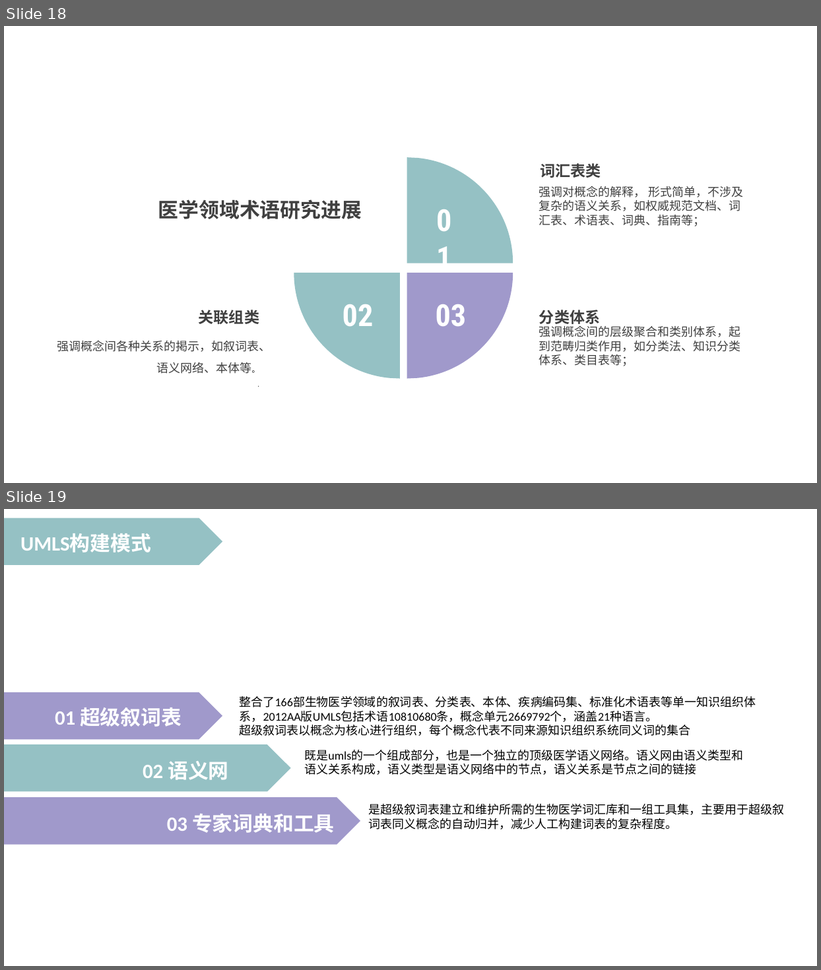
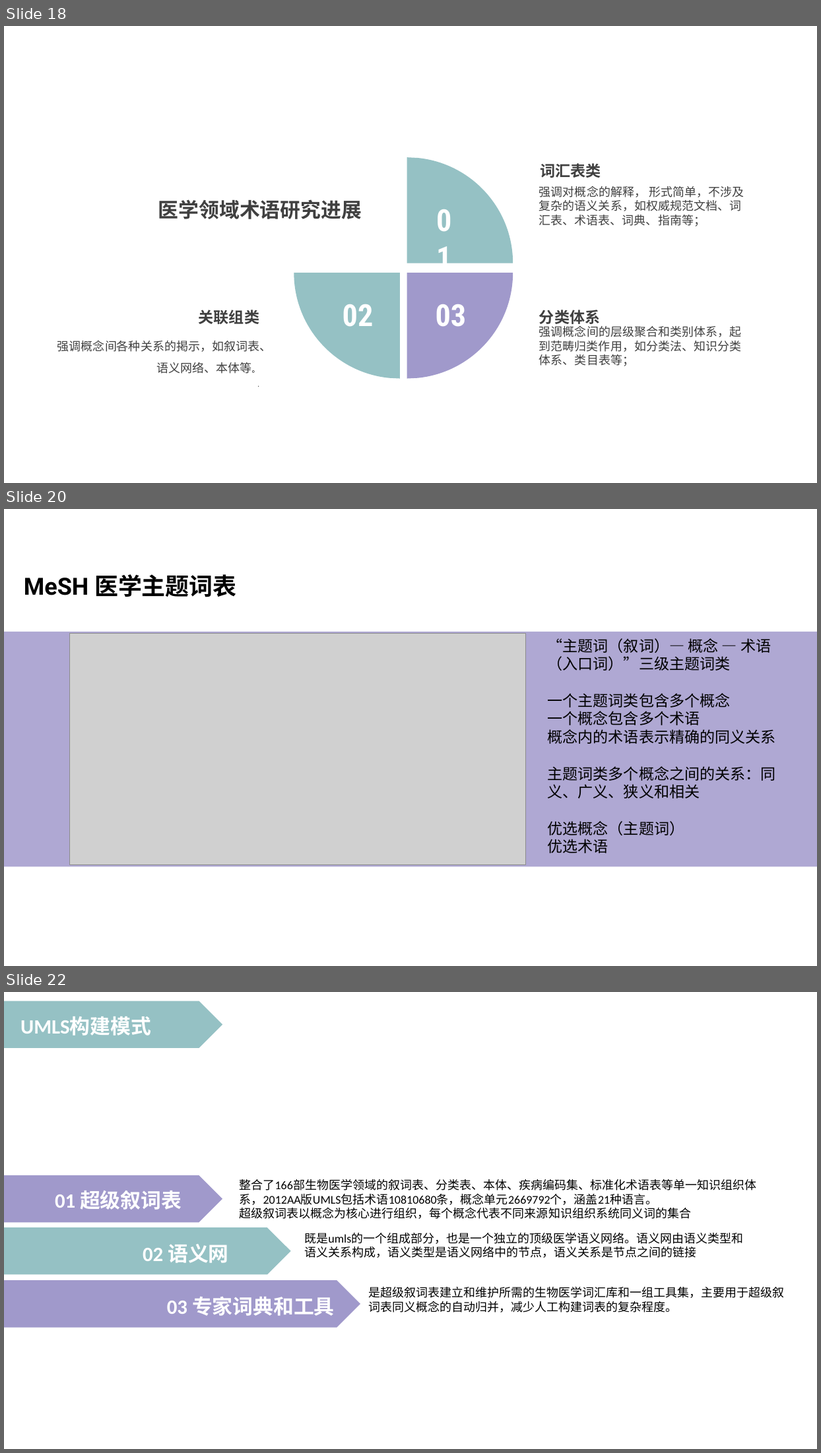
Before and after one commit to peijiawen98/TLK_1107, a slide deck: 电子词典需求分析.pptx. Shown one above the other, each under a label of ours: slides 18 and 19 before the commit, slides 18, 20 and 22 after it; the slides between them are not shown. The pictures are 821x970 and 821x1453 pixels, drawn with LibreOffice and Linux fonts; fonts in the diff are those of the drawing; grey boxes stand for pictures. Boxes give left, top, right and bottom in pixels: in the first picture for what was removed or moved away, otherwise in the second. Text is boxed around its words. In the diff, an @@ line names an element or a change of style, - is before the commit and + after.

```diff
--- a/电子词典需求分析.pptx
+++ b/电子词典需求分析.pptx
@@ slide 20 added at (4, 509, 817, 966), background #FFFFFF @@
@@ text added at (24, 574, 236, 597), 28 pt, text #000000, bold @@
+MeSH 医学主题词表
@@ rectangle added at (4, 632, 817, 867), fill #AFA8D3 @@
@@ picture added at (70, 634, 525, 866) @@
@@ text added at (547, 638, 776, 854), 18 pt, text #000000 @@
+“主题词（叙词）— 概念 — 术语（入口词）”三级主题词类
+一个主题词类包含多个概念
+一个概念包含多个术语
+概念内的术语表示精确的同义关系
+主题词类多个概念之间的关系：同义、广义、狭义和相关
+优选概念（主题词）
+优选术语
@@ what was slide 19 is now slide 22 @@
```
Also in this commit, not shown: 5 other slides added.
